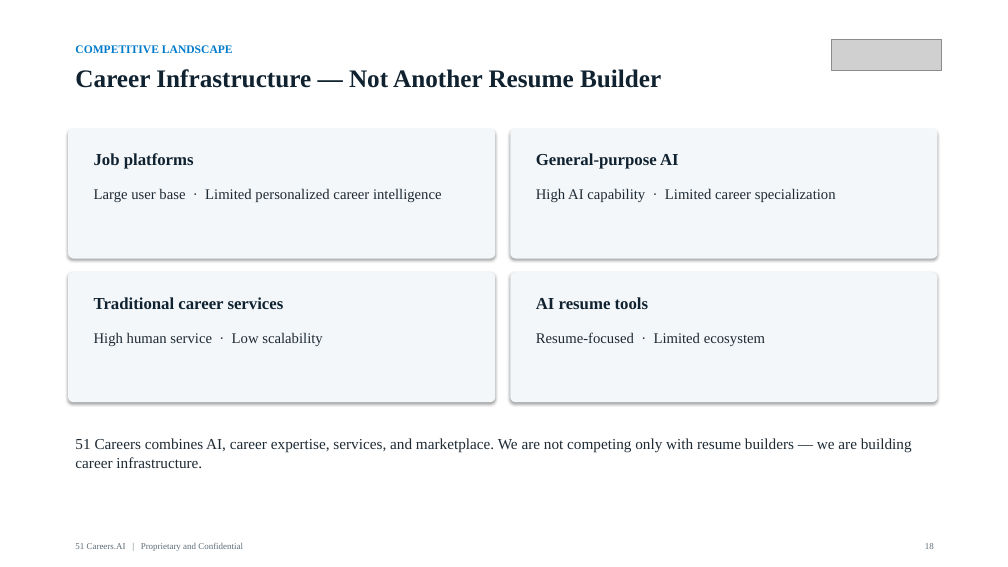
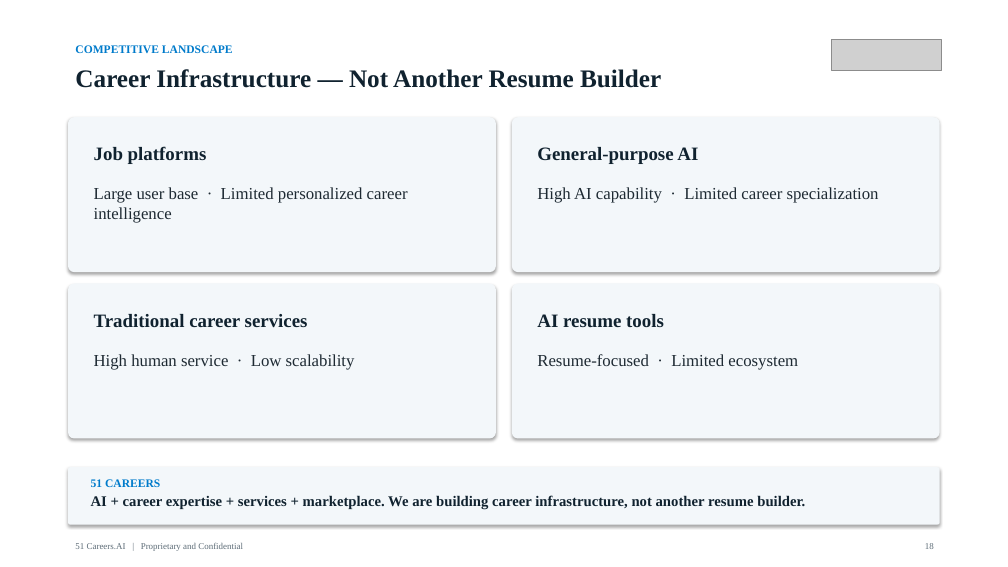
Before and after one commit to anthonyleedu/anthonyleedu, a slide deck: slide 18 of 51Careers_AI_Investor_Overview.pptx. Drawn at 1008x567 pixels with LibreOffice and Linux fonts; fonts in the diff are those of the drawing; grey boxes stand for pictures. Boxes give left, top, right and bottom in pixels: in the first picture for what was removed or moved away, otherwise in the second. Text is boxed around its words. In the diff, an @@ line names an element or a change of style, - is before the commit and + after.

```diff
--- a/51Careers_AI_Investor_Overview.pptx
+++ b/51Careers_AI_Investor_Overview.pptx
@@ rounded rectangle: place and size @@
-rounded rectangle at [68,129,495,259]
+rounded rectangle at [68,117,496,272]
@@ rounded rectangle: place and size @@
-rounded rectangle at [510,129,938,259]
+rounded rectangle at [512,117,940,272]
@@ text "Job platforms": place and size @@
-text "Job platforms" at [94,153,194,169]
+text "Job platforms" at [94,146,207,164]
@@ rounded rectangle: place and size @@
-rounded rectangle at [68,272,495,402]
+rounded rectangle at [68,284,496,439]
@@ rounded rectangle: place and size @@
-rounded rectangle at [510,272,938,402]
+rounded rectangle at [512,284,940,439]
@@ text "Traditional career services": place and size @@
-text "Traditional career services" at [94,297,284,309]
+text "Traditional career services" at [94,314,308,328]
@@ size 16 to 18 pt in 4 elements at [94,146,207,164], [537,147,698,164], [94,314,308,328], [537,314,664,328] @@
@@ text "AI resume tools": place and size @@
-text "AI resume tools" at [536,297,648,309]
+text "AI resume tools" at [537,314,664,328]
@@ text "High human service · Low ...": place and size @@
-text "High human service · Low ..." at [94,332,322,346]
+text "High human service · Low ..." at [94,354,355,370]
@@ size 14 to 16 pt in 4 elements at [94,187,408,223], [537,187,879,203], [94,354,355,370], [537,354,798,370] @@
@@ text "Resume-focused · Limited ecosystem": place and size @@
-text "Resume-focused · Limited ecosystem" at [536,332,765,346]
+text "Resume-focused · Limited ecosystem" at [537,354,798,370]
@@ rounded rectangle added at [68,467,940,525], fill #F3F7FA @@
@@ text added at [91,479,160,487], 11 pt, text #007BCB, bold @@
+51 CAREERS
@@ text at [91,495,805,510]: text changed; size 14.5 to 14 pt; text colour #1E2A33 to #10222F; bold on @@
-51 Careers combines AI, career expertise, services, and marketplace. We are not competing only with resume builders — we are building career infrastructure.
+AI + career expertise + services + marketplace. We are building career infrastructure, not another resume builder.
```
Also in this commit, not shown: 28 other slides changed, 1 other file.
